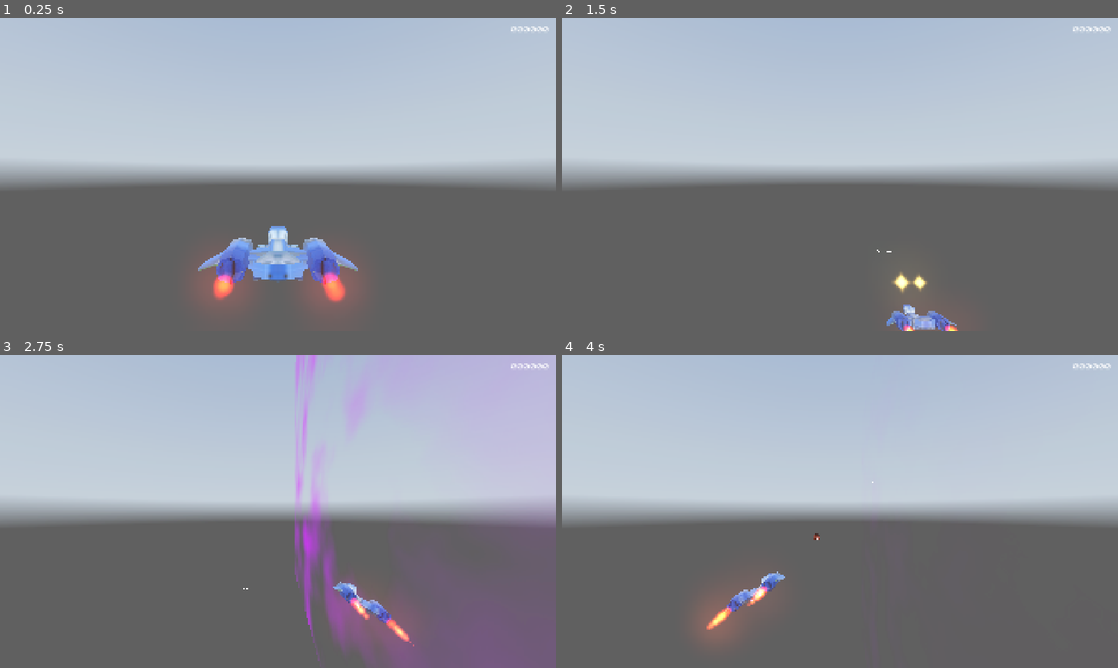
Above: before the commit, frames 1-4 (two rows, left to right).
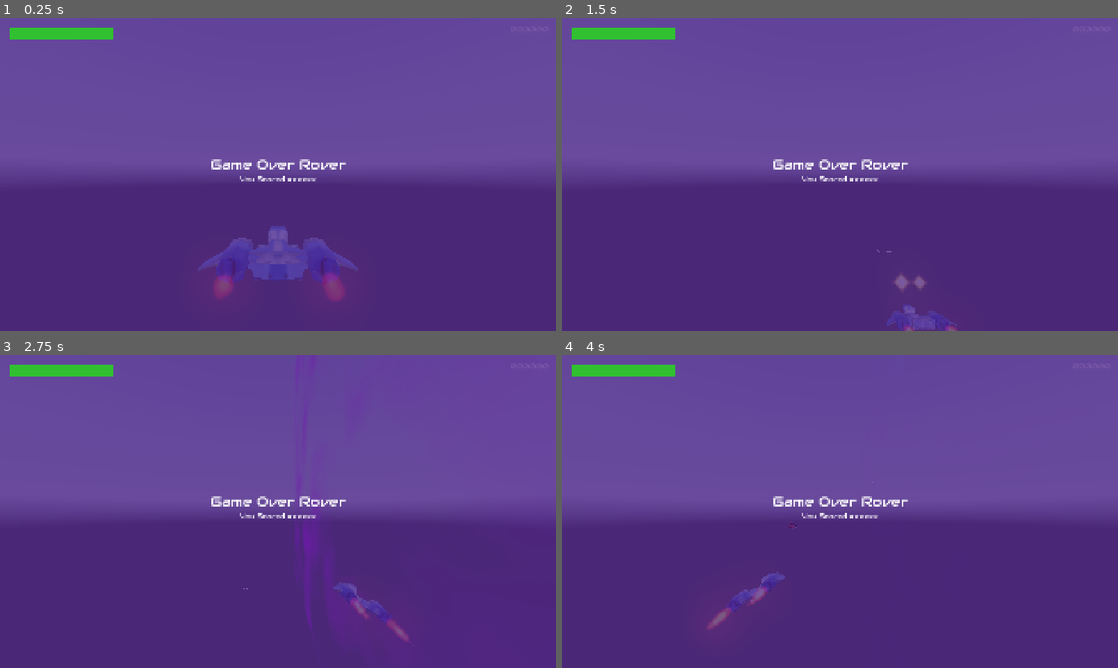
Above: after the commit, the same moments.

Repository: andrzejwitkowski/flight3d
Game: Godot game, scene res://Scenes/World/World.tscn
Two runs of this game, one before a commit and one after it. Both use one fixed random seed, a clock stepped at 60 frames per second and the inputs below. A sky picture missing from this copy of the repository is replaced by a grey-blue gradient. Sound files missing from this copy of the repository are replaced by a short silence.
Inputs:
- Up to frame 1 (0.25 s): no input
- Up to frame 2 (1.5 s): hold D (roll_right) 0.53-1.28 s; hold Space (shoot) 0.53-1.28 s; hold W (pitch_down) from 1.28 s (still down); tap Space (shoot) at 1.35 s
- Up to frame 3 (2.75 s): release W (pitch_down) at 2.03 s; hold D (roll_right) from 2.03 s (still down); hold Space (shoot) from 2.03 s (still down)
- Up to frame 4 (4 s): release D (roll_right) at 2.78 s; release Space (shoot) at 2.78 s; hold S (pitch_up) 2.78-3.53 s; tap Space (shoot) at 2.85 s; hold A (roll_left) from 3.53 s (still down); hold Space (shoot) from 3.53 s (still down)

The runs differ from the first frame. In frame 1, 100% of the frame differs, in the area x 0-100%, y 0-100%; in frame 2, 100%; in frame 3, 100%; in frame 4, 100%.

Commit message:
add health bar and pause menu statistics; implement asteroid and TieFighter spawn tracking

Diff:
--- a/Globals/SignalHub.gd
+++ b/Globals/SignalHub.gd
@@ -4,6 +4,10 @@
 signal on_crate_one_off(p_pos: Vector3, scene_name: Spawner.SceneNames)
 signal on_create_laser(p_tr: Transform3D, laser_type: Spawner.LaserType)
 signal on_create_packed_scene(p_tr: Transform3D, ps: PackedScene)
+signal on_game_over
+
+func emit_game_over() -> void:
+	on_game_over.emit()
 
 func emit_on_create_packed_scene(p_tr: Transform3D, ps: PackedScene) -> void:
 	on_create_packed_scene.emit(p_tr, ps)
--- a/Scenes/Asteroid/Asteroid.gd
+++ b/Scenes/Asteroid/Asteroid.gd
@@ -5,12 +5,18 @@
 const EXPLODE_Z: float = -40.0
 @onready var hit_box: HitBox = $HitBox
 
+static var asteroids_spawned: int = 0
+static var asteroids_killed: int = 0
+
 @export var speed: float = -15.0
 @export var spin_speed: float = 5.0
 @onready var icosphere: MeshInstance3D = $Icosphere
 
 var _rotate_x = randf()
 var _rotate_y = randf()
+
+func _ready() -> void:
+	asteroids_spawned += 1
 
 func _physics_process(delta: float) -> void:
 	explode_if_to_close()
@@ -27,4 +33,5 @@
 	icosphere.rotate_x(spin_speed * delta * _rotate_x)
 
 func _on_hit_box_died() -> void:
+	asteroids_killed += 1
 	queue_free()
--- a/Scenes/GameUi/GameUi.gd
+++ b/Scenes/GameUi/GameUi.gd
@@ -9,7 +9,56 @@
 @onready var game_over_scored: Label = $GameOver/VB/GameOverScored
 @onready var press_shoot: Label = $GameOver/VB/PressShoot
 @onready var score_label: Label = $MarginContainer/ScoreLabel
+@onready var pause_menu: PanelContainer = $PauseMenu
 
+@onready var asteroid_stat: PauseMenuStat = $PauseMenu/VB/VBStats/AsteroidStat
+@onready var ships_stat: PauseMenuStat = $PauseMenu/VB/VBStats/ShipsStat
+@onready var game_time_stat: PauseMenuStat = $PauseMenu/VB/VBStats/GameTimeStat
+
+var _is_paused: bool = false
+
+func _enter_tree() -> void:
+	SignalHub.on_game_over.connect(on_game_over)
+
+func on_game_over() -> void:
+	game_over.show()
+	get_tree().paused = true
+	await get_tree().create_timer(2.0).timeout
+	press_shoot.show()
 
 func _ready() -> void:
+	Asteroid.asteroids_killed = 0.0
+	Asteroid.asteroids_spawned = 0.0
+	TieFighter.ships_killed = 0.0
+	TieFighter.ships_spawned = 0.0
 	get_tree().paused = false
+
+func update_stats() -> void:
+	asteroid_stat.set_value_label(
+		SpaceUtils.get_percentage_string(
+			Asteroid.asteroids_killed,
+			Asteroid.asteroids_spawned
+		)
+	)
+	ships_stat.set_value_label(
+		SpaceUtils.get_percentage_string(
+			TieFighter.ships_killed,
+			TieFighter.ships_spawned,
+		)
+	)
+	game_time_stat.set_value_label(
+		"%.2fs" % Player.game_time
+	)
+
+func _unhandled_input(event: InputEvent) -> void:
+	if event.is_action_pressed("pause") and !game_over.visible:
+		if !_is_paused:
+			pause_menu.show()
+			update_stats()
+			get_tree().paused = true
+		else:
+			pause_menu.hide()
+			get_tree().paused = false
+		_is_paused = not _is_paused
+	if press_shoot.visible and event.is_action_pressed("shoot"):
+		get_tree().reload_current_scene()
--- a/Scenes/GameUi/GameUi.tscn
+++ b/Scenes/GameUi/GameUi.tscn
@@ -1,8 +1,16 @@
-[gd_scene load_steps=4 format=3 uid="uid://2gv3qb8l4xt0"]
+[gd_scene load_steps=6 format=3 uid="uid://2gv3qb8l4xt0"]
 
 [ext_resource type="Script" uid="uid://cagtqt5rbvcr5" path="res://Scenes/GameUi/GameUi.gd" id="1_mb7aw"]
 [ext_resource type="LabelSettings" uid="uid://rxh1b0yjcvqa" path="res://Resources/TitleLabel.tres" id="2_anb74"]
+[ext_resource type="PackedScene" uid="uid://c71lo606khnqb" path="res://Scenes/PauseMenuStat/PauseMenuStat.tscn" id="4_5hvfd"]
 [ext_resource type="LabelSettings" uid="uid://cg7qig2uq4s3y" path="res://Resources/NormalLabel.tres" id="4_tt7lr"]
+
+[sub_resource type="StyleBoxFlat" id="StyleBoxFlat_anolp"]
+content_margin_left = 48.0
+content_margin_top = 48.0
+content_margin_right = 48.0
+content_margin_bottom = 48.0
+bg_color = Color(0.21176471, 0.21176471, 0.21176471, 0.4117647)
 
 [node name="GameUi" type="Control"]
 process_mode = 3
@@ -31,7 +39,6 @@
 text = "000000"
 
 [node name="GameOver" type="ColorRect" parent="."]
-visible = false
 layout_mode = 1
 anchors_preset = 15
 anchor_right = 1.0
@@ -73,8 +80,57 @@
 layout_mode = 2
 
 [node name="PressShoot" type="Label" parent="GameOver/VB"]
+visible = false
 layout_mode = 2
 text = "Press Shoot"
 label_settings = ExtResource("4_tt7lr")
 horizontal_alignment = 1
 vertical_alignment = 1
+
+[node name="PauseMenu" type="PanelContainer" parent="."]
+visible = false
+custom_minimum_size = Vector2(800, 400)
+layout_mode = 1
+anchors_preset = 8
+anchor_left = 0.5
+anchor_top = 0.5
+anchor_right = 0.5
+anchor_bottom = 0.5
+offset_left = -400.0
+offset_top = -200.0
+offset_right = 400.0
+offset_bottom = 200.0
+grow_horizontal = 2
+grow_vertical = 2
+theme_override_styles/panel = SubResource("StyleBoxFlat_anolp")
+
+[node name="VB" type="VBoxContainer" parent="PauseMenu"]
+layout_mode = 2
+theme_override_constants/separation = 48
+
+[node name="Label" type="Label" parent="PauseMenu/VB"]
+layout_mode = 2
+text = "PAUSED"
+label_settings = ExtResource("2_anb74")
+horizontal_alignment = 1
+vertical_alignment = 1
+
+[node name="VBStats" type="VBoxContainer" parent="PauseMenu/VB"]
+layout_mode = 2
+theme_override_constants/separation = 12
+
+[node name="AsteroidStat" parent="PauseMenu/VB/VBStats" instance=ExtResource("4_5hvfd")]
+layout_mode = 2
+title = "Asteroids"
+
+[node name="ShipsStat" parent="PauseMenu/VB/VBStats" instance=ExtResource("4_5hvfd")]
+layout_mode = 2
+title = "Ships"
+
+[node name="PowerUpsStats" parent="PauseMenu/VB/VBStats" instance=ExtResource("4_5hvfd")]
+layout_mode = 2
+title = "Powerups"
+
+[node name="GameTimeStat" parent="PauseMenu/VB/VBStats" instance=ExtResource("4_5hvfd")]
+layout_mode = 2
+title = "Game time"
--- /dev/null
+++ b/Scenes/HealthBar/HealthBar.gd
@@ -0,0 +1,42 @@
+extends TextureProgressBar
+
+class_name HealthBar
+
+signal died
+
+
+const COLOR_DANGER: Color = Color("#cc0000")
+const COLOR_MIDDLE: Color = Color("#ff9900")
+const COLOR_GOOD: Color = Color("#33cc33")
+
+
+@export var level_low: int = 30
+@export var level_med: int = 65
+@export var start_health: int = 100
+@export var max_health: int = 100
+
+
+func _ready() -> void:
+	max_value = max_health
+	value = start_health
+	set_color()
+
+
+func set_color() -> void:
+	if value < level_low:
+		tint_progress = COLOR_DANGER
+	elif value < level_med:
+		tint_progress = COLOR_MIDDLE
+	else:
+		tint_progress = COLOR_GOOD
+
+
+func incr_value(v: int) -> void:
+	value += v
+	set_color()
+	if value <= 0:
+		died.emit()
+
+
+func take_damage(v: int) -> void:
+	incr_value(-v)
--- /dev/null
+++ b/Scenes/HealthBar/HealthBar.tscn
@@ -0,0 +1,14 @@
+[gd_scene load_steps=4 format=3 uid="uid://mr8b1vpx8y7r"]
+
+[ext_resource type="Texture2D" uid="uid://c2sq3ke08xnv7" path="res://Assets/Textures/Ui/progress_under.png" id="1_r0fvj"]
+[ext_resource type="Texture2D" uid="uid://cfjo460k2mky" path="res://Assets/Textures/Ui/progress_over.png" id="2_pdsbb"]
+[ext_resource type="Script" uid="uid://cmnbyxhkjrt1r" path="res://Scenes/HealthBar/HealthBar.gd" id="3_pdsbb"]
+
+[node name="HealthBar" type="TextureProgressBar"]
+custom_minimum_size = Vector2(360, 32)
+offset_right = 40.0
+offset_bottom = 40.0
+nine_patch_stretch = true
+texture_under = ExtResource("1_r0fvj")
+texture_progress = ExtResource("2_pdsbb")
+script = ExtResource("3_pdsbb")
--- /dev/null
+++ b/Scenes/PauseMenuStat/PauseMenuStat.gd
@@ -0,0 +1,20 @@
+extends HBoxContainer
+
+class_name PauseMenuStat
+
+
+@export var title: String = "title here"
+@export var initial_value: String = "value here"
+
+@onready var label_title: Label = $Title
+@onready var label_value: Label = $Value
+
+func _ready() -> void:
+	set_title_label(title)
+	set_value_label(initial_value)
+
+func set_title_label(v: String) -> void:
+	label_title.text = v
+
+func set_value_label(v: String) -> void:
+	label_value.text = v
--- /dev/null
+++ b/Scenes/PauseMenuStat/PauseMenuStat.tscn
@@ -0,0 +1,24 @@
+[gd_scene load_steps=2 format=3 uid="uid://c71lo606khnqb"]
+
+[ext_resource type="Script" uid="uid://d4jg8s8t2phrl" path="res://Scenes/PauseMenuStat/PauseMenuStat.gd" id="1_wojoq"]
+
+[node name="PauseMenuStat" type="HBoxContainer"]
+anchors_preset = 15
+anchor_right = 1.0
+anchor_bottom = 1.0
+grow_horizontal = 2
+grow_vertical = 2
+script = ExtResource("1_wojoq")
+
+[node name="Title" type="Label" parent="."]
+layout_mode = 2
+size_flags_horizontal = 0
+text = "TESTSTS"
+vertical_alignment = 1
+
+[node name="Value" type="Label" parent="."]
+layout_mode = 2
+size_flags_horizontal = 10
+text = "TESTSTS"
+horizontal_alignment = 2
+vertical_alignment = 1
--- a/Scenes/Player/Player.gd
+++ b/Scenes/Player/Player.gd
@@ -6,16 +6,22 @@
 @onready var pivot: Node3D = $Pivot
 
 @onready var gun: Gun = $Pivot/Gun
+@onready var impact_flash: ImpactFlash = $ImpactFlash
+@onready var health_bar: HealthBar = $UI/HealthBar
 
 const GROUP_PLAYER: String = "player"
+
+static var game_time: float = 0.0
 
 @export var fly_speed: float = 30.0
 @export var roll_speed: float = 25.0
 @export var tilt_speed: float = 20.0
 @export var max_tilt_angle: float = 20.0
 @export var max_roll_angle: float = 30.0
+@export var debris_damage: float = 5.0
 
 func _enter_tree() -> void:
+	game_time = 0.0
 	add_to_group(GROUP_PLAYER)
 
 func _physics_process(delta: float) -> void:
@@ -27,6 +33,8 @@
 
 	move_and_slide()
 	update_ship_rotation(roll_input, pitch_input, delta)
+
+	game_time += delta
 
 
 func _unhandled_input(event: InputEvent) -> void:
@@ -42,3 +50,21 @@
 	pivot.rotation_degrees.z = lerp(
 		pivot.rotation_degrees.z, target_roll, delta * roll_speed
 	)
+
+func _on_hit_area_area_entered(area: Area3D) -> void:
+	if area is Laser:
+		health_bar.take_damage(area.get_damage())
+	elif area is HitBox:
+		debris_hit()
+
+func _on_hit_area_body_entered(body: Node3D) -> void:
+	debris_hit()
+
+func debris_hit():
+	health_bar.take_damage(debris_damage)
+	impact_flash.bang()
+
+
+func _on_health_bar_died() -> void:
+	set_physics_process(false)
+	SignalHub.emit_game_over()
--- a/Scenes/Player/Player.tscn
+++ b/Scenes/Player/Player.tscn
@@ -6,6 +6,8 @@
 [ext_resource type="PackedScene" uid="uid://bo2lfdgvr84j3" path="res://Scenes/Gun.tscn" id="4_4wape"]
 [ext_resource type="AudioStream" uid="uid://odqg565qvaui" path="res://Assets/Audio/Effects/Blaster1_short.wav" id="5_t26db"]
 [ext_resource type="PackedScene" uid="uid://xg0woo28gosm" path="res://Scenes/Vfx/ImpactFlash/GpuParticles3d.tscn" id="6_fk5o5"]
+[ext_resource type="PackedScene" uid="uid://djbfi8fbov5j" path="res://Scenes/Vfx/ImpactFlash/ImpactFlash.tscn" id="7_t26db"]
+[ext_resource type="PackedScene" uid="uid://mr8b1vpx8y7r" path="res://Scenes/HealthBar/HealthBar.tscn" id="8_fk5o5"]
 
 [sub_resource type="StandardMaterial3D" id="StandardMaterial3D_04r6b"]
 resource_name = "Material-3"
@@ -50,6 +52,14 @@
 [sub_resource type="CapsuleShape3D" id="CapsuleShape3D_h54ih"]
 height = 4.8137207
 
+[sub_resource type="CapsuleShape3D" id="CapsuleShape3D_4wape"]
+radius = 0.5932617
+height = 5.0701904
+
+[sub_resource type="CapsuleShape3D" id="CapsuleShape3D_t26db"]
+radius = 0.89
+height = 5.5
+
 [node name="Player" type="CharacterBody3D"]
 motion_mode = 1
 script = ExtResource("1_s0eop")
@@ -81,3 +91,31 @@
 [node name="CollisionShape3D" type="CollisionShape3D" parent="."]
 transform = Transform3D(1, 0, 0, 0, -4.371139e-08, -1, 0, 1, -4.371139e-08, 0, 2.5307997e-08, -0.5789795)
 shape = SubResource("CapsuleShape3D_h54ih")
+
+[node name="HitArea" type="Area3D" parent="."]
+collision_layer = 64
+collision_mask = 18
+
+[node name="CollisionShape3D" type="CollisionShape3D" parent="HitArea"]
+transform = Transform3D(1, 0, 0, 0, -4.371139e-08, -1, 0, 1, -4.371139e-08, 0, 0.1573092, -0.44732666)
+shape = SubResource("CapsuleShape3D_4wape")
+
+[node name="CollisionShape3D2" type="CollisionShape3D" parent="HitArea"]
+transform = Transform3D(-4.371139e-08, -1, 0, 1, -4.371139e-08, 0, 0, 0, 1, 0.033325195, 0.13712025, 0.4382969)
+shape = SubResource("CapsuleShape3D_t26db")
+
+[node name="ImpactFlash" parent="." instance=ExtResource("7_t26db")]
+transform = Transform3D(1, 0, 0, 0, 1, 0, 0, 0, 1, -0.62081784, 0.64980865, 0.28202534)
+one_off = false
+
+[node name="UI" type="CanvasLayer" parent="."]
+
+[node name="HealthBar" parent="UI" instance=ExtResource("8_fk5o5")]
+offset_left = 32.0
+offset_top = 32.0
+offset_right = 392.0
+offset_bottom = 72.0
+
+[connection signal="area_entered" from="HitArea" to="." method="_on_hit_area_area_entered"]
+[connection signal="body_entered" from="HitArea" to="." method="_on_hit_area_body_entered"]
+[connection signal="died" from="UI/HealthBar" to="." method="_on_health_bar_died"]
--- a/Scenes/Spawner/Spawner.gd
+++ b/Scenes/Spawner/Spawner.gd
@@ -74,11 +74,12 @@
 				timer: Timer) -> void:
 	if !enabled: return
 
-	var rand_x: float = randf_range(spawn_range_x.x, spawn_range_x.y)
-	var rand_y: float = randf_range(spawn_range_y.x, spawn_range_y.y)
-	var np: Vector3 = Vector3(rand_x, rand_y, global_position.z)
+	for i in randi_range(count_range.x, count_range.y):
 
-	for i in randi_range(count_range.x, count_range.y):
+		var rand_x: float = randf_range(spawn_range_x.x, spawn_range_x.y)
+		var rand_y: float = randf_range(spawn_range_y.x, spawn_range_y.y)
+		var np: Vector3 = Vector3(rand_x, rand_y, global_position.z)
+
 		var enemy: Node3D = scene.instantiate()
 		call_deferred("add_with_position", enemy, np)
 		await get_tree().create_timer(wait_time, false).timeout
--- a/Scenes/TieFighter/TieFighter.gd
+++ b/Scenes/TieFighter/TieFighter.gd
@@ -10,6 +10,9 @@
 @onready var engine_sound: AudioStreamPlayer3D = $EngineSound
 @onready var player_ref: LinkPlayer = $PlayerRef
 @onready var gun: Gun = $Pivot/Gun
+
+static var ships_spawned: int = 0
+static var ships_killed: int = 0
 
 const TIE_JUST_FLY = preload("res://Resources/TieJustFly.tres")
 const LOSS_OF_CONTROL = preload("res://Resources/LossOfControl.tres")
@@ -26,6 +29,7 @@
 	enemy_bahaviour.setup(self)
 
 func _ready() -> void:
+	ships_spawned += 1
 	choose_random_bahaviour()
 	face_player()
 
@@ -51,4 +55,5 @@
 
 
 func _on_hit_box_died() -> void:
+	ships_killed += 1
 	queue_free()
--- a/Scenes/Vfx/AsteroidExplosion/AsteroidExplosion.tscn
+++ b/Scenes/Vfx/AsteroidExplosion/AsteroidExplosion.tscn
@@ -121,6 +121,69 @@
 
 [sub_resource type="QuadMesh" id="QuadMesh_7ijoq"]
 
+[sub_resource type="Animation" id="Animation_b4wab"]
+length = 0.001
+tracks/0/type = "value"
+tracks/0/imported = false
+tracks/0/enabled = true
+tracks/0/path = NodePath("Ring:emitting")
+tracks/0/interp = 1
+tracks/0/loop_wrap = true
+tracks/0/keys = {
+"times": PackedFloat32Array(0),
+"transitions": PackedFloat32Array(1),
+"update": 1,
+"values": [false]
+}
+tracks/1/type = "value"
+tracks/1/imported = false
+tracks/1/enabled = true
+tracks/1/path = NodePath("Fire:emitting")
+tracks/1/interp = 1
+tracks/1/loop_wrap = true
+tracks/1/keys = {
+"times": PackedFloat32Array(0),
+"transitions": PackedFloat32Array(1),
+"update": 1,
+"values": [false]
+}
+tracks/2/type = "value"
+tracks/2/imported = false
+tracks/2/enabled = true
+tracks/2/path = NodePath("Fire2:emitting")
+tracks/2/interp = 1
+tracks/2/loop_wrap = true
+tracks/2/keys = {
+"times": PackedFloat32Array(0),
+"transitions": PackedFloat32Array(1),
+"update": 1,
+"values": [false]
+}
+tracks/3/type = "value"
+tracks/3/imported = false
+tracks/3/enabled = true
+tracks/3/path = NodePath("Fire3:emitting")
+tracks/3/interp = 1
+tracks/3/loop_wrap = true
+tracks/3/keys = {
+"times": PackedFloat32Array(0),
+"transitions": PackedFloat32Array(1),
+"update": 1,
+"values": [false]
+}
+tracks/4/type = "value"
+tracks/4/imported = false
+tracks/4/enabled = true
+tracks/4/path = NodePath("Stars:emitting")
+tracks/4/interp = 1
+tracks/4/loop_wrap = true
+tracks/4/keys = {
+"times": PackedFloat32Array(0),
+"transitions": PackedFloat32Array(1),
+"update": 1,
+"values": [false]
+}
+
 [sub_resource type="Animation" id="Animation_b2qtw"]
 resource_name = "explode"
 length = 5.0
@@ -201,69 +264,6 @@
 "values": [true]
 }
 
-[sub_resource type="Animation" id="Animation_b4wab"]
-length = 0.001
-tracks/0/type = "value"
-tracks/0/imported = false
-tracks/0/enabled = true
-tracks/0/path = NodePath("Ring:emitting")
-tracks/0/interp = 1
-tracks/0/loop_wrap = true
-tracks/0/keys = {
-"times": PackedFloat32Array(0),
-"transitions": PackedFloat32Array(1),
-"update": 1,
-"values": [false]
-}
-tracks/1/type = "value"
-tracks/1/imported = false
-tracks/1/enabled = true
-tracks/1/path = NodePath("Fire:emitting")
-tracks/1/interp = 1
-tracks/1/loop_wrap = true
-tracks/1/keys = {
-"times": PackedFloat32Array(0),
-"transitions": PackedFloat32Array(1),
-"update": 1,
-"values": [false]
-}
-tracks/2/type = "value"
-tracks/2/imported = false
-tracks/2/enabled = true
-tracks/2/path = NodePath("Fire2:emitting")
-tracks/2/interp = 1
-tracks/2/loop_wrap = true
-tracks/2/keys = {
-"times": PackedFloat32Array(0),
-"transitions": PackedFloat32Array(1),
-"update": 1,
-"values": [false]
-}
-tracks/3/type = "value"
-tracks/3/imported = false
-tracks/3/enabled = true
-tracks/3/path = NodePath("Fire3:emitting")
-tracks/3/interp = 1
-tracks/3/loop_wrap = true
-tracks/3/keys = {
-"times": PackedFloat32Array(0),
-"transitions": PackedFloat32Array(1),
-"update": 1,
-"values": [false]
-}
-tracks/4/type = "value"
-tracks/4/imported = false
-tracks/4/enabled = true
-tracks/4/path = NodePath("Stars:emitting")
-tracks/4/interp = 1
-tracks/4/loop_wrap = true
-tracks/4/keys = {
-"times": PackedFloat32Array(0),
-"transitions": PackedFloat32Array(1),
-"update": 1,
-"values": [false]
-}
-
 [sub_resource type="AnimationLibrary" id="AnimationLibrary_geoyq"]
 _data = {
 &"RESET": SubResource("Animation_b4wab"),
--- a/Scenes/Vfx/ImpactFlash/ImpactFlash.gd
+++ b/Scenes/Vfx/ImpactFlash/ImpactFlash.gd
@@ -1,4 +1,6 @@
 extends GPUParticles3D
+
+class_name ImpactFlash
 
 @export var one_off: bool = true
 
Not shown, added: Scenes/HealthBar/HealthBar.gd.uid
Not shown, added: Scenes/PauseMenuStat/PauseMenuStat.gd.uid
Not shown: 1 places in Scenes/Player/Player.tscn that only renumber resources
